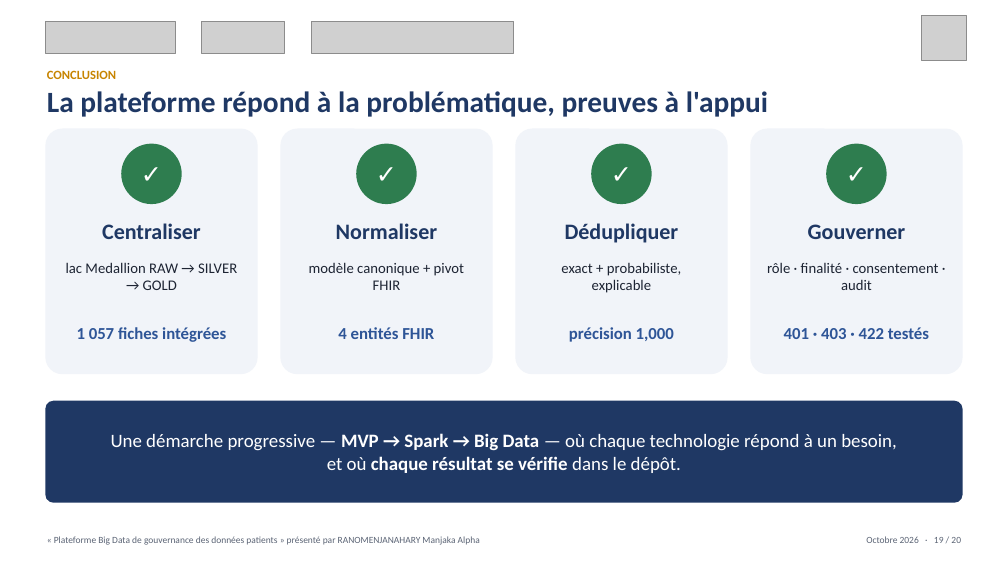
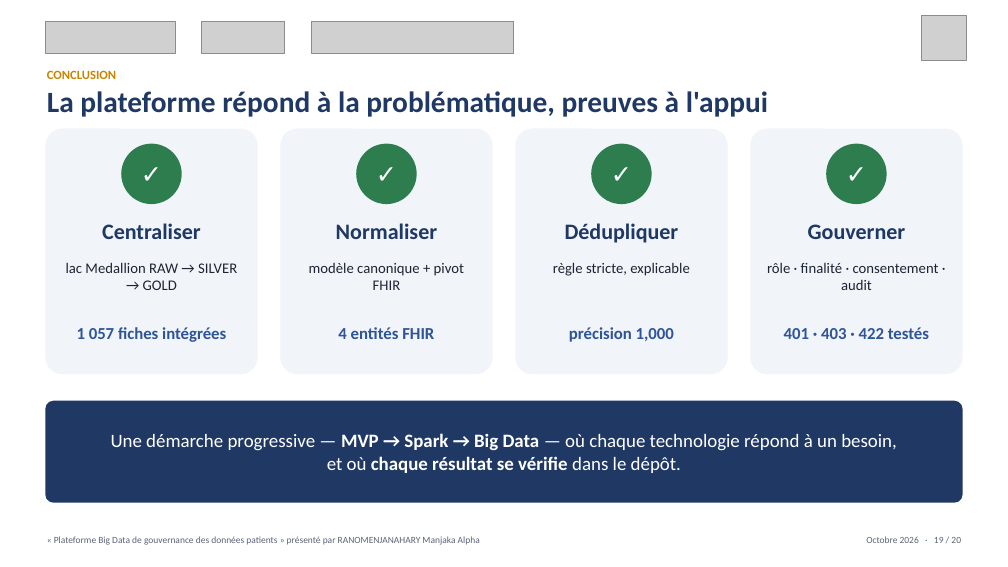
Before and after one commit to Alphamanjaka/test-big-data, a slide deck: slide 19 of documents/slide_soutenance/Soutenance_M2_MBDS_RANOMENJANAHARY.pptx. Drawn at 1008x567 pixels with LibreOffice and Linux fonts; fonts in the diff are those of the drawing; grey boxes stand for pictures. Boxes give left, top, right and bottom in pixels: in the first picture for what was removed or moved away, otherwise in the second. Text is boxed around its words. In the diff, an @@ line names an element or a change of style, - is before the commit and + after.

```diff
--- a/documents/slide_soutenance/Soutenance_M2_MBDS_RANOMENJANAHARY.pptx
+++ b/documents/slide_soutenance/Soutenance_M2_MBDS_RANOMENJANAHARY.pptx
@@ text at (553, 262, 690, 276): text changed @@
-exact + probabiliste, explicable
+règle stricte, explicable
```
Also in this commit, not shown: 4 other slides changed, 16 other files.
